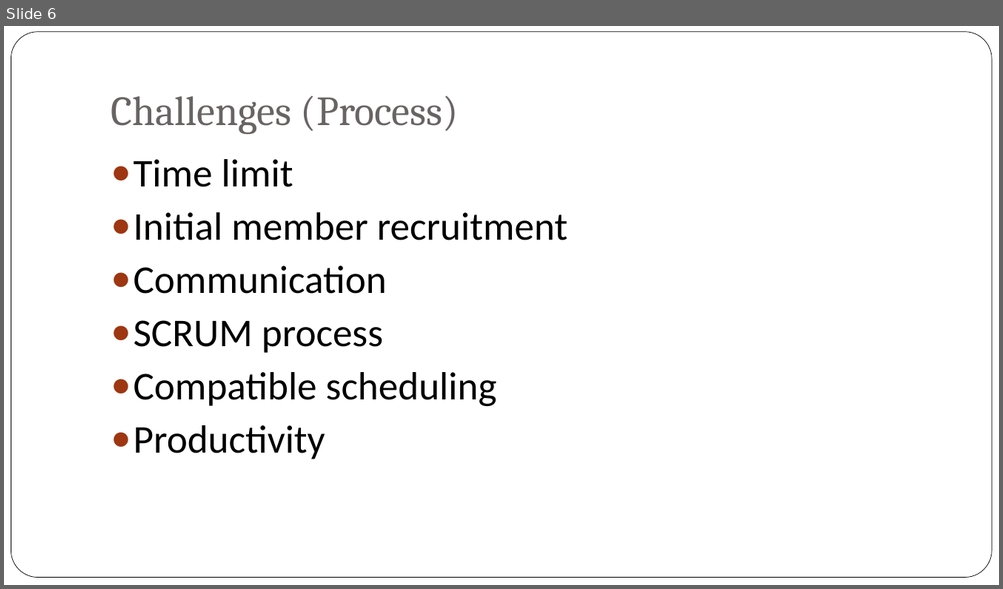
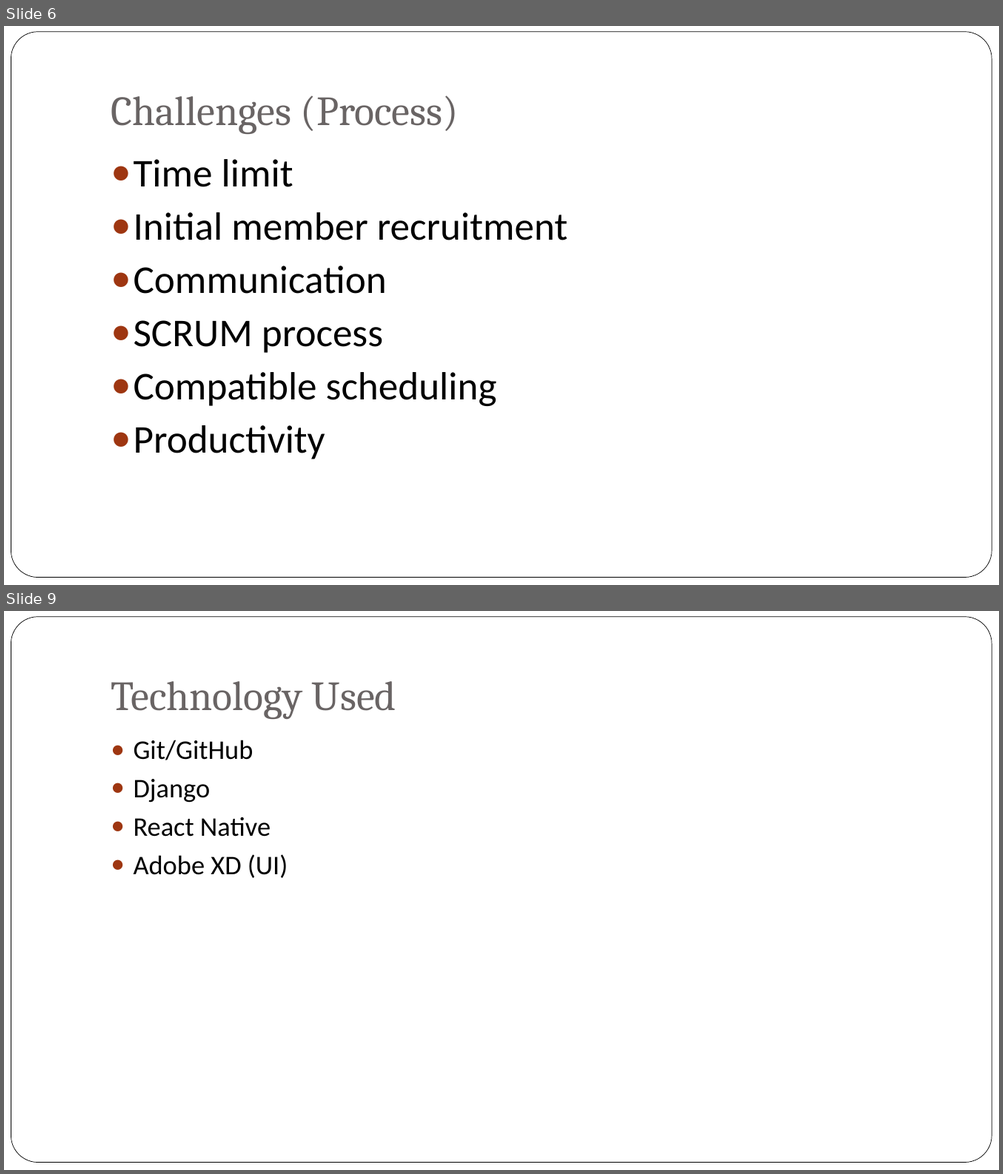
Before and after one commit to bxji/Civic-Duty, a slide deck: presentation/civic_duty_presentation.pptx. Shown one above the other, each under a label of ours: slide 6 before the commit, slides 6 and 9 after it; the slides between them are not shown. The pictures are 1003x589 and 1003x1174 pixels, drawn with LibreOffice and Linux fonts; fonts in the diff are those of the drawing; background and template pictures are left out. Boxes give left, top, right and bottom in pixels: in the first picture for what was removed or moved away, otherwise in the second. Text is boxed around its words. In the diff, an @@ line names an element or a change of style, - is before the commit and + after.

Commit message:
overall title for presentation mostly complete

```diff
--- a/presentation/civic_duty_presentation.pptx
+++ b/presentation/civic_duty_presentation.pptx
@@ slide 9 added at (4, 611, 999, 1170), background picture (left out); not listed: 1 template element that a slide beside it also shows @@
@@ title added at (111, 681, 396, 719), 40 pt, text #696464 @@
+Technology Used
@@ text added at (134, 740, 288, 878), 26 pt, text #000000 @@
+● Git/GitHub
+● Django
+● React Native
+● Adobe XD (UI)
```
Also in this commit, not shown: 9 other slides added.
